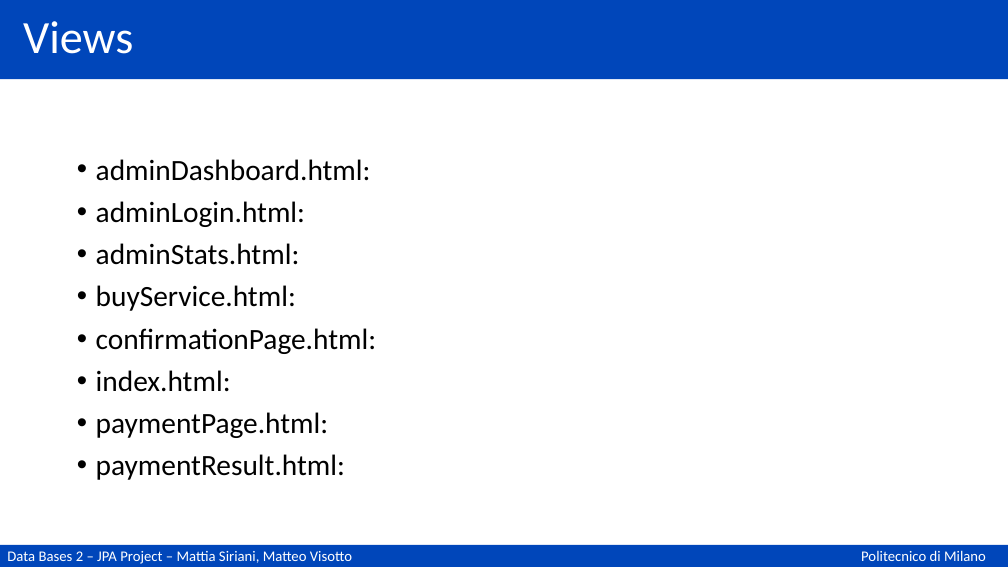
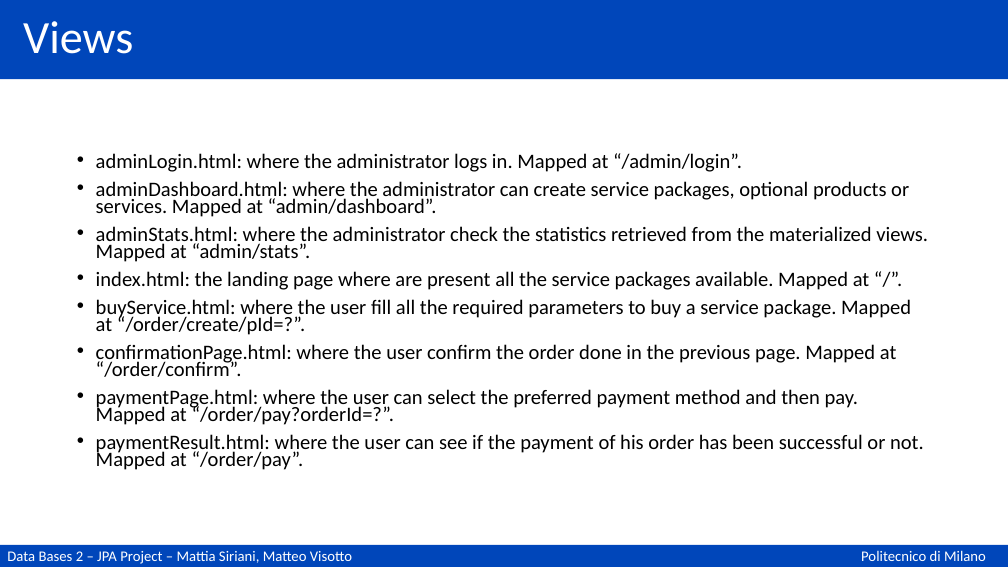
Before and after one commit to matteovisotto/DB2-SirianiVisotto, a slide deck: slide 99 of Documentation.pptx (slide 97 before the commit). Drawn at 1008x567 pixels with LibreOffice and Linux fonts; fonts in the diff are those of the drawing. Boxes give left, top, right and bottom in pixels: in the first picture for what was removed or moved away, otherwise in the second. Text is boxed around its words. In the diff, an @@ line names an element or a change of style, - is before the commit and + after.

```diff
--- a/Documentation.pptx
+++ b/Documentation.pptx
@@ text at (x1=96, y1=153, x2=928, y2=470): text changed; size 28 to 19.6 pt @@
-• adminDashboard.html:
-• adminLogin.html:
-• adminStats.html:
-• buyService.html:
-• confirmationPage.html:
-• index.html:
-• paymentPage.html:
-• paymentResult.html:
+• adminLogin.html: where the administrator logs in. Mapped at “/admin/login”.
+• adminDashboard.html: where the administrator can create service packages, optional products or services. Mapped at “admin/dashboard”.
+• adminStats.html: where the administrator check the statistics retrieved from the materialized views. Mapped at “admin/stats”.
+• index.html: the landing page where are present all the service packages available. Mapped at “/”.
+• buyService.html: where the user fill all the required parameters to buy a service package. Mapped at “/order/create/pId=?”.
+• confirmationPage.html: where the user confirm the order done in the previous page. Mapped at “/order/confirm”.
+• paymentPage.html: where the user can select the preferred payment method and then pay. Mapped at “/order/pay?orderId=?”.
+• paymentResult.html: where the user can see if the payment of his order has been successful or not. Mapped at “/order/pay”.
```
Also in this commit, not shown: 4 other slides changed, 4 slides added, 2 slides removed.
